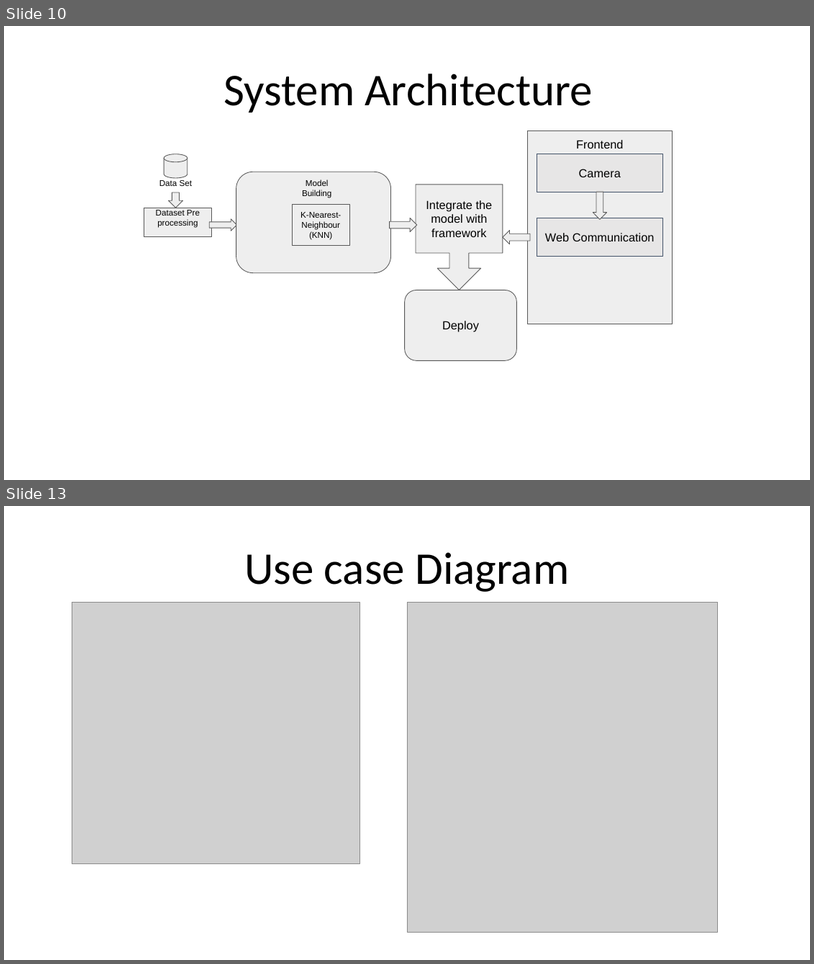
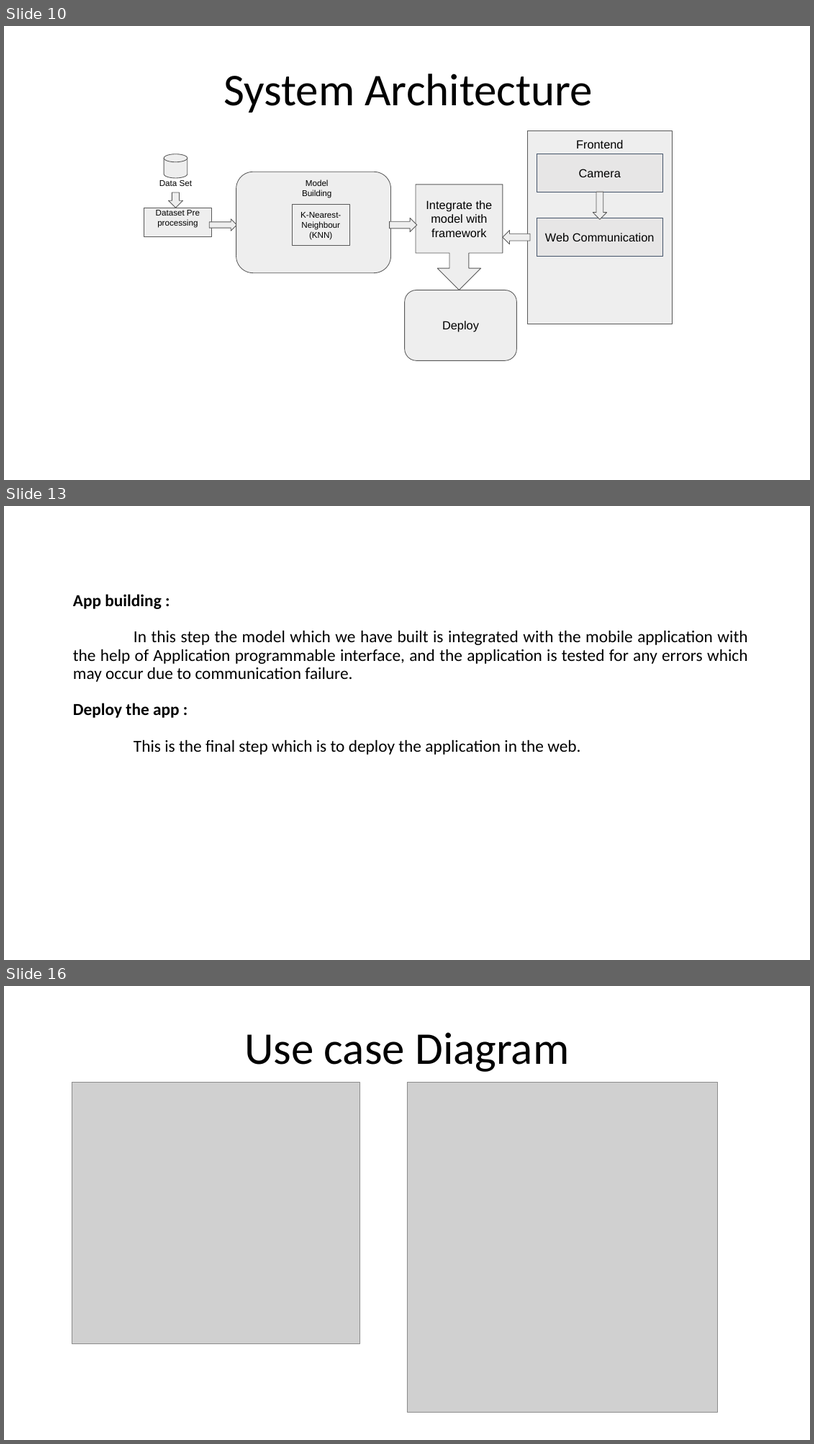
Before and after one commit to Sriram-Karthick-k/final-year-project, a slide deck: final/2nd review/Fake Currency Detection Using Image Processing (1).pptx. Shown one above the other, each under a label of ours: slides 10 and 13 before the commit, slides 10, 13 and 16 after it; the slides between them are not shown. The pictures are 814x964 and 814x1444 pixels, drawn with LibreOffice and Linux fonts; fonts in the diff are those of the drawing; grey boxes stand for pictures. Boxes give left, top, right and bottom in pixels: in the first picture for what was removed or moved away, otherwise in the second. Text is boxed around its words. In the diff, an @@ line names an element or a change of style, - is before the commit and + after.

```diff
--- a/final/2nd review/Fake Currency Detection Using Image Processing (1).pptx
+++ b/final/2nd review/Fake Currency Detection Using Image Processing (1).pptx
@@ slide 13 added at (4, 506, 810, 960), background #FFFFFF @@
@@ text added at (73, 594, 748, 754), 20 pt, text #000000 @@
+App building :
+In this step the model which we have built is integrated with the mobile application with the help of Application programmable interface, and the application is tested for any errors which may occur due to communication failure.
+Deploy the app :
+This is the final step which is to deploy the application in the web.
@@ what was slide 13 is now slide 16 @@
```
Also in this commit, not shown: 2 slides changed, 4 other slides added, 1 slide removed, 1 other file.
